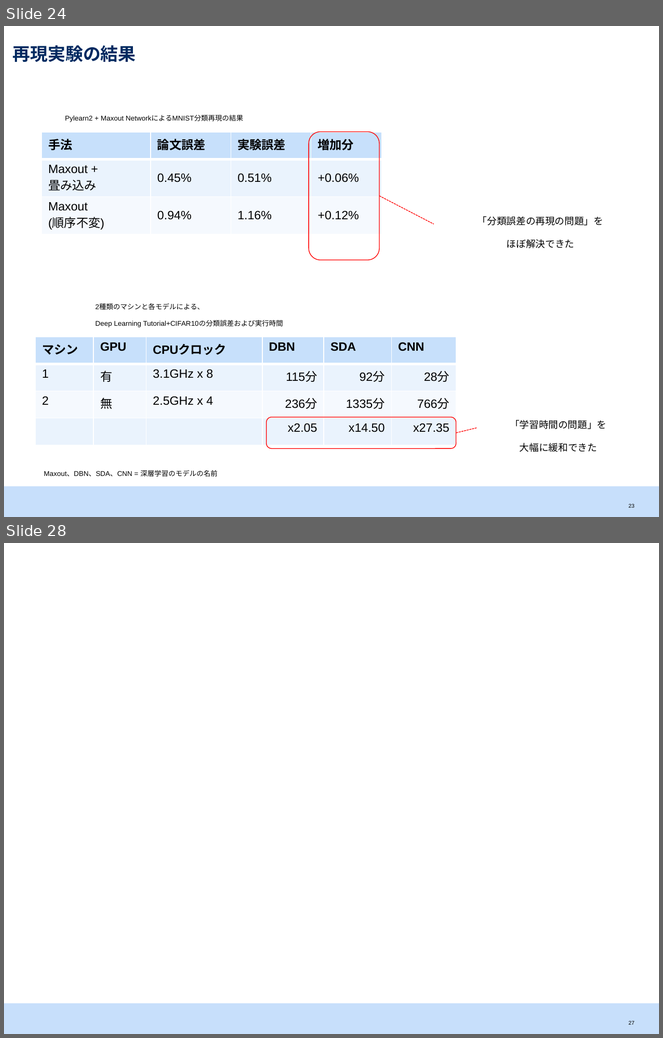
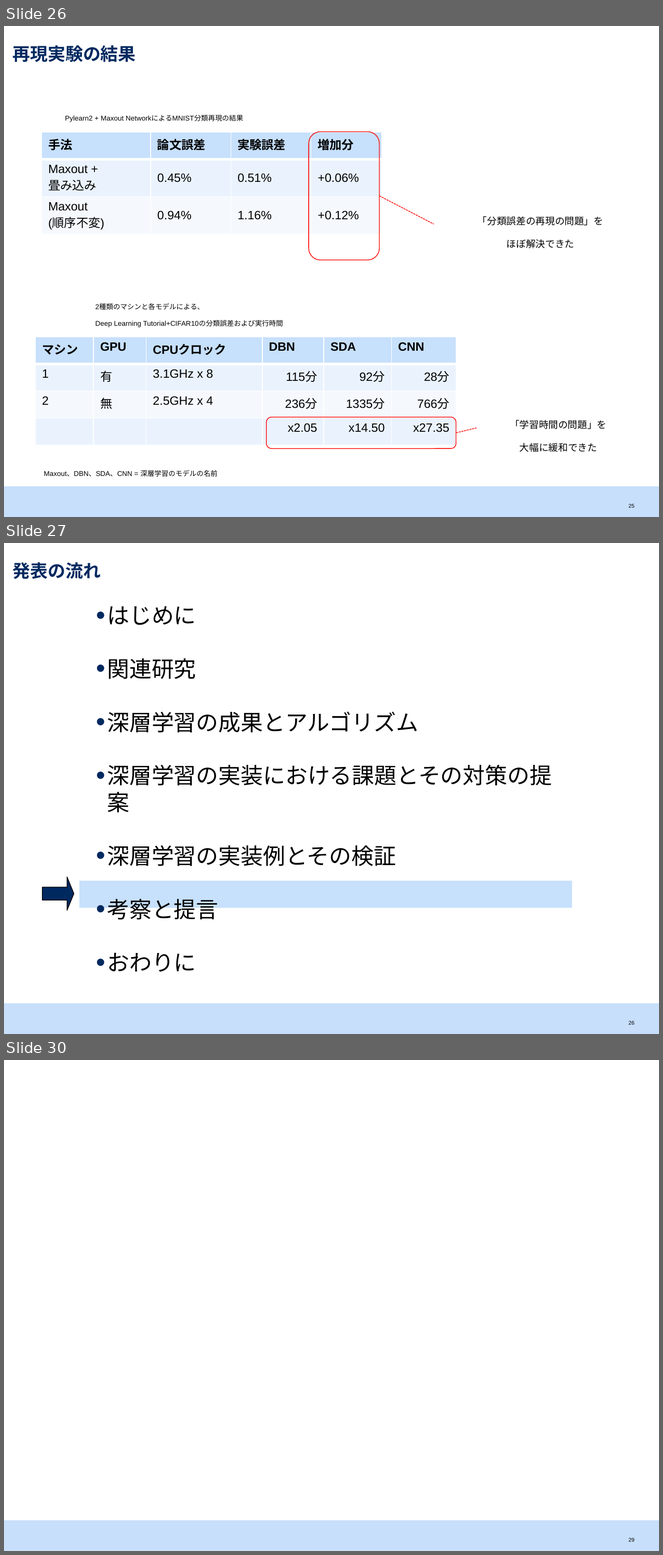
Before and after one commit to srtk/sotsuron, a slide deck: doc/sotsuron_defense/bd.pptx. Shown one above the other, each under a label of ours: slides 24 and 28 before the commit, slides 26, 27 and 30 after it; the slides between them are not shown. The pictures are 663x1038 and 663x1555 pixels, drawn with LibreOffice and Linux fonts; fonts in the diff are those of the drawing. Boxes give left, top, right and bottom in pixels: in the first picture for what was removed or moved away, otherwise in the second. Text is boxed around its words. In the diff, an @@ line names an element or a change of style, - is before the commit and + after.

```diff
--- a/doc/sotsuron_defense/bd.pptx
+++ b/doc/sotsuron_defense/bd.pptx
@@ slide 27 added at (4,543,659,1034), background #FFFFFF; not listed: 1 template element that a slide beside it also shows @@
@@ title added at (13,562,101,579), 19 pt, text #002960, bold @@
+発表の流れ
@@ text added at (107,606,552,972), 24 pt, text #000000 @@
+  • はじめに
+  • 関連研究
+  • 深層学習の成果とアルゴリズム
+  • 深層学習の実装における課題とその対策の提案
+  • 深層学習の実装例とその検証
+  • 考察と提言
+  • おわりに
@@ right arrow added at (42,877,74,911), fill #002960, outline #000000 0.75 pt @@
@@ rectangle added at (79,882,572,909), fill #C7E0FB @@
@@ page number added at (629,1021,634,1025), 10 pt, text #000000 @@
+26
@@ what was slide 24 is now slide 26 @@
@@ what was slide 28 is now slide 30 @@
@@ page number at (629,1538,634,1542): text changed @@
-27
+29
```
Also in this commit, not shown: 15 slides changed, 8 other slides added, 1 slide removed, 11 other files.
